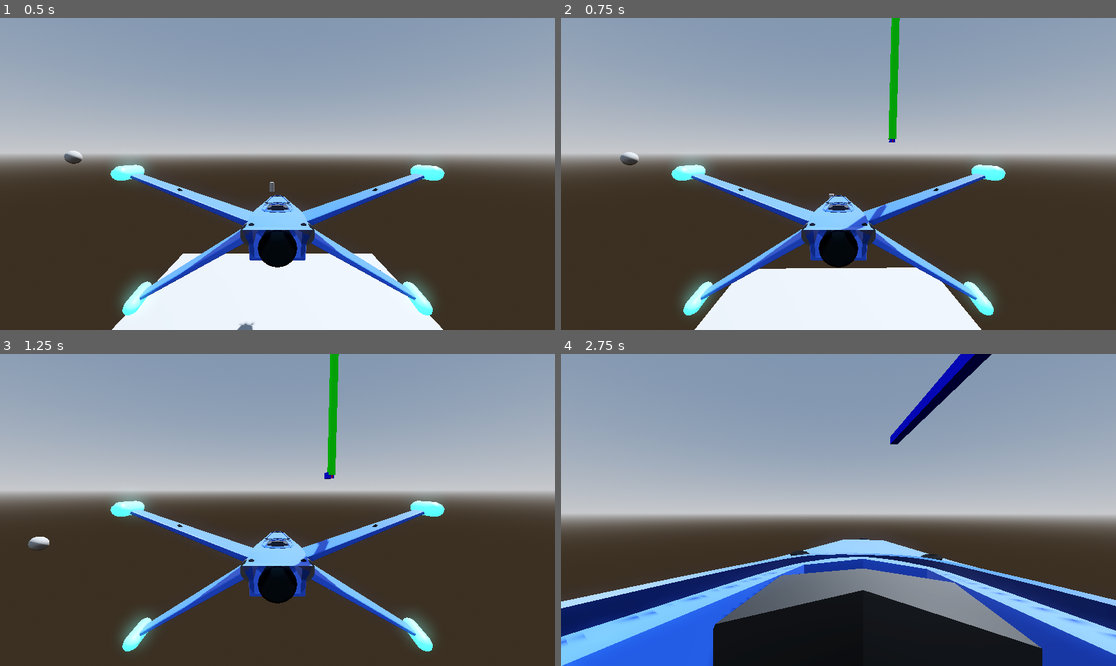
Above: before the commit, frames 1-4 (two rows, left to right).
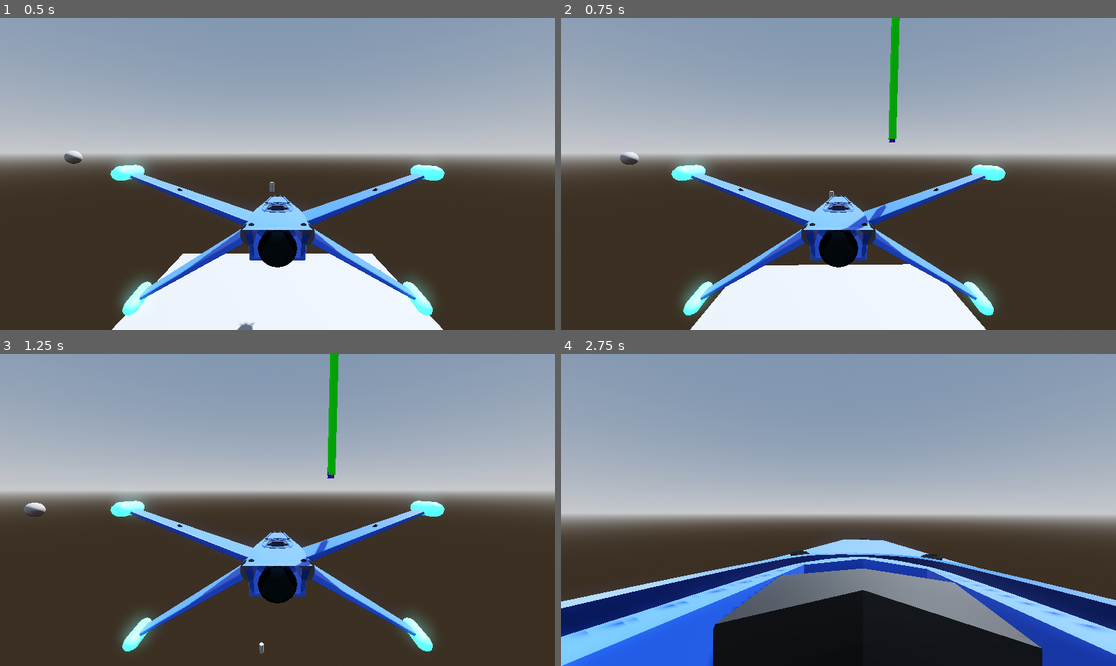
Above: after the commit, the same moments.

Repository: ZoeTheFox/oddity
Game: Godot game, scene res://Scenes/Main Scene/Main.tscn
Same seed, same stepped clock (60 frames per second), same inputs: the game is played once before the commit and once after it.
Inputs (mouse positions are in pixels of both pictures, inside the frame that each line leads up to):
- Up to frame 1 (0.5 s): no input
- Up to frame 2 (0.75 s): tap Enter at 0.5 s; move the mouse to (866, 174) at 0.52 s; hold Space (move-up) from 0.53 s (still down); hold Alt (camera-look-around) from 0.53 s (still down)
- Up to frame 3 (1.25 s): keep holding Space (move-up); keep holding Alt (camera-look-around)
- Up to frame 4 (2.75 s): keep holding Space (move-up); move the mouse to (810, 510) at 1.27 s; release Alt (camera-look-around) at 1.28 s; tap K (camera-switch-view) at 1.35 s; move the mouse to (849, 503) at 2.02 s; hold Alt (camera-look-around) from 2.03 s (still down)

Frame 1 is identical in both runs. In frame 2, 0.5% of the frame differs, in the area x 10-77%, y 39-100%; in frame 3, 0.3%; in frame 4, 1.6%, in the area x 0-100%, y 0-100%.

Commit message:
arrows to own scene

Diff:
--- a/Oddity/Scenes/Spaceship/Acc_Arrows.gd
+++ b/Oddity/Scenes/Spaceship/Acc_Arrows.gd
@@ -1,5 +1,16 @@
 extends Node3D
 
+@export
+var rigid_body: RigidBody3D
+
+@export
+var z: MeshInstance3D
+
+@export
+var x: MeshInstance3D
+
+@export
+var y: MeshInstance3D
 
 # Called when the node enters the scene tree for the first time.
 func _ready():
@@ -9,3 +20,12 @@
 # Called every frame. 'delta' is the elapsed time since the previous frame.
 func _process(delta):
 	look_at(Vector3(0, 0, 1000000000))
+
+	z.scale.z = rigid_body.linear_velocity.z
+	z.position.z = rigid_body.linear_velocity.z / 2.0
+
+	x.scale.x = rigid_body.linear_velocity.x
+	x.position.x = rigid_body.linear_velocity.x / 2.0
+
+	y.scale.y = rigid_body.linear_velocity.y
+	y.position.y = rigid_body.linear_velocity.y / 2.0
--- a/Oddity/Scenes/Spaceship/Scripts/FlightControl/SimpleFlightControlSystem.gd
+++ b/Oddity/Scenes/Spaceship/Scripts/FlightControl/SimpleFlightControlSystem.gd
@@ -23,39 +23,17 @@
 var acceleration: Vector3
 var v0
 
-@export
-var z: MeshInstance3D
 
-@export
-var x: MeshInstance3D
-
-@export
-var y: MeshInstance3D
 
 # Called when the node enters the scene tree for the first time.
 func _ready():
-	pass # Replace with function body.
+	thrust_multiplier = 1
 
 
 # Called every frame. 'delta' is the elapsed time since the previous frame.
 func _process(delta):
-	if linear_velocity.length() >= 10:
-		thrust_multiplier = log(linear_velocity.length())
-	else:
-		thrust_multiplier = 1
-
 	print(linear_velocity.length())
 
-	z.scale.z = linear_velocity.z
-	z.position.z = linear_velocity.z / 2.0
-
-
-	x.scale.x = linear_velocity.x
-	x.position.x = linear_velocity.x / 2.0
-
-
-	y.scale.y = linear_velocity.y
-	y.position.y = linear_velocity.y / 2.0
 
 func _on_user_control_thrust_forwards(throttle):
 	apply_thrust(-transform.basis.z, max_thrust_main, throttle)
--- /dev/null
+++ b/Oddity/Scenes/Spaceship/VelocityArrow/acc_arrows.tscn
@@ -0,0 +1,39 @@
+[gd_scene load_steps=6 format=3 uid="uid://d0j0koj552phk"]
+
+[ext_resource type="Script" path="res://Scenes/Spaceship/Acc_Arrows.gd" id="1_bt2d6"]
+
+[sub_resource type="BoxMesh" id="BoxMesh_ewhua"]
+
+[sub_resource type="StandardMaterial3D" id="StandardMaterial3D_arsax"]
+albedo_color = Color(0, 1, 0, 1)
+
+[sub_resource type="StandardMaterial3D" id="StandardMaterial3D_drk52"]
+albedo_color = Color(1, 0, 0, 1)
+
+[sub_resource type="StandardMaterial3D" id="StandardMaterial3D_tmic2"]
+albedo_color = Color(0, 0, 1, 1)
+
+[node name="Acc_Arrows" type="Node3D" node_paths=PackedStringArray("z", "x", "y")]
+transform = Transform3D(1, 0, 0, 0, 1, 0, 0, 0, 1, 4.41712, 6.37403, 0)
+script = ExtResource("1_bt2d6")
+z = NodePath("Z")
+x = NodePath("X")
+y = NodePath("Y")
+
+[node name="Y" type="MeshInstance3D" parent="."]
+transform = Transform3D(0.5, 0, 0, 0, 0.5, 0, 0, 0, 0.5, 0, 0, 0)
+rotation_order = 0
+mesh = SubResource("BoxMesh_ewhua")
+skeleton = NodePath("../X")
+surface_material_override/0 = SubResource("StandardMaterial3D_arsax")
+
+[node name="X" type="MeshInstance3D" parent="."]
+transform = Transform3D(0.5, 0, 0, 0, 0.5, 0, 0, 0, 0.5, 0, 0, 0)
+mesh = SubResource("BoxMesh_ewhua")
+surface_material_override/0 = SubResource("StandardMaterial3D_drk52")
+
+[node name="Z" type="MeshInstance3D" parent="."]
+transform = Transform3D(0.5, 0, 0, 0, 0.5, 0, 0, 0, 0.5, 0, 0, 0)
+mesh = SubResource("BoxMesh_ewhua")
+skeleton = NodePath("../X")
+surface_material_override/0 = SubResource("StandardMaterial3D_tmic2")
--- a/Oddity/Scenes/Spaceship/fighter_gen_7.tscn
+++ b/Oddity/Scenes/Spaceship/fighter_gen_7.tscn
@@ -6,7 +6,7 @@
 [ext_resource type="Script" path="res://Scenes/Spaceship/Scripts/FlightControl/UserControl.gd" id="2_y8fcc"]
 [ext_resource type="Script" path="res://Scenes/Spaceship/Scripts/CameraScripts/CameraController.gd" id="3_wocjs"]
 [ext_resource type="ArrayMesh" uid="uid://dh5qg0701ykbr" path="res://Assets/Spaceships/FighterGen7/fighterGen7-CollisionMesh.obj" id="4_u2t7m"]
-[ext_resource type="Script" path="res://Scenes/Spaceship/Acc_Arrows.gd" id="7_nffri"]
+[ext_resource type="PackedScene" uid="uid://d0j0koj552phk" path="res://Scenes/Spaceship/VelocityArrow/acc_arrows.tscn" id="7_g13au"]
 
 [sub_resource type="ConvexPolygonShape3D" id="ConvexPolygonShape3D_rm3t2"]
 points = PackedVector3Array(9.16666, 4.58589, 5.79973, 2.39356, 0.462733, 0.793534, 2.39356, 1.34661, 0.793534, 2.39356 …(613 unchanged characters)…
@@ -23,18 +23,7 @@
 [sub_resource type="ConvexPolygonShape3D" id="ConvexPolygonShape3D_jbudj"]
 points = PackedVector3Array(-5.85364, -1.89361, 5.21022, -2.61405, -1.30465, 0.793534, -5.26482, -2.48171, 1.97158, -3. …(726 unchanged characters)…
 
-[sub_resource type="BoxMesh" id="BoxMesh_ewhua"]
-
-[sub_resource type="StandardMaterial3D" id="StandardMaterial3D_arsax"]
-albedo_color = Color(0, 1, 0, 1)
-
-[sub_resource type="StandardMaterial3D" id="StandardMaterial3D_drk52"]
-albedo_color = Color(1, 0, 0, 1)
-
-[sub_resource type="StandardMaterial3D" id="StandardMaterial3D_tmic2"]
-albedo_color = Color(0, 0, 1, 1)
-
-[node name="FighterGen7" type="RigidBody3D" node_paths=PackedStringArray("z", "x", "y")]
+[node name="FighterGen7" type="RigidBody3D"]
 gravity_scale = 0.0
 script = ExtResource("1_q1vmv")
 max_thrust_main = 8000.0
@@ -43,9 +32,6 @@
 max_thrust_down = 2000.0
 max_thrust_left = 2000.0
 max_thrust_right = 2000.0
-z = NodePath("Acc_Arrows/Z")
-x = NodePath("Acc_Arrows/X")
-y = NodePath("Acc_Arrows/Y")
 
 [node name="Thrusters" type="Node3D" parent="."]
 
@@ -109,27 +95,8 @@
 [node name="WingCollision" type="CollisionShape3D" parent="."]
 shape = SubResource("ConvexPolygonShape3D_jbudj")
 
-[node name="Acc_Arrows" type="Node3D" parent="."]
-transform = Transform3D(1, 0, 0, 0, 1, 0, 0, 0, 1, 4.41712, 6.37403, 0)
-script = ExtResource("7_nffri")
-
-[node name="Y" type="MeshInstance3D" parent="Acc_Arrows"]
-transform = Transform3D(0.5, 0, 0, 0, 0.5, 0, 0, 0, 0.5, 0, 0, 0)
-rotation_order = 0
-mesh = SubResource("BoxMesh_ewhua")
-skeleton = NodePath("../X")
-surface_material_override/0 = SubResource("StandardMaterial3D_arsax")
-
-[node name="X" type="MeshInstance3D" parent="Acc_Arrows"]
-transform = Transform3D(0.5, 0, 0, 0, 0.5, 0, 0, 0, 0.5, 0, 0, 0)
-mesh = SubResource("BoxMesh_ewhua")
-surface_material_override/0 = SubResource("StandardMaterial3D_drk52")
-
-[node name="Z" type="MeshInstance3D" parent="Acc_Arrows"]
-transform = Transform3D(0.5, 0, 0, 0, 0.5, 0, 0, 0, 0.5, 0, 0, 0)
-mesh = SubResource("BoxMesh_ewhua")
-skeleton = NodePath("../X")
-surface_material_override/0 = SubResource("StandardMaterial3D_tmic2")
+[node name="Acc_Arrows" parent="." node_paths=PackedStringArray("rigid_body") instance=ExtResource("7_g13au")]
+rigid_body = NodePath("..")
 
 [connection signal="pitch" from="UserControl" to="." method="_on_user_control_pitch"]
 [connection signal="roll_left" from="UserControl" to="." method="_on_user_control_roll_left"]
Not shown: 1 places in Oddity/Scenes/Spaceship/fighter_gen_7.tscn that only renumber resources
